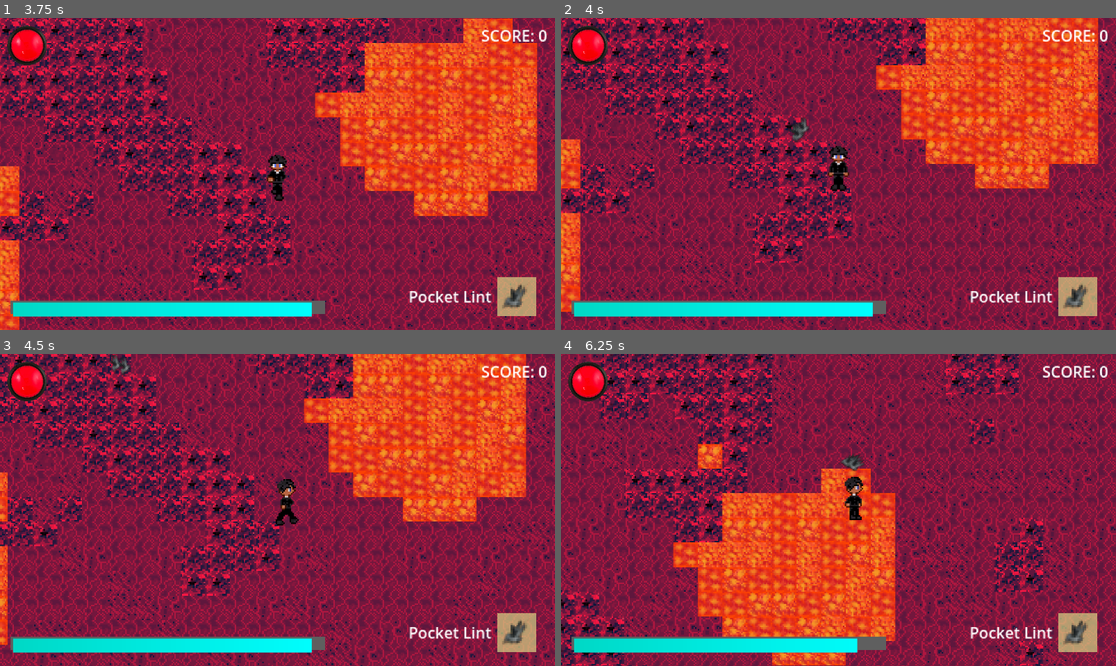
Above: before the commit, frames 1-4 (two rows, left to right).
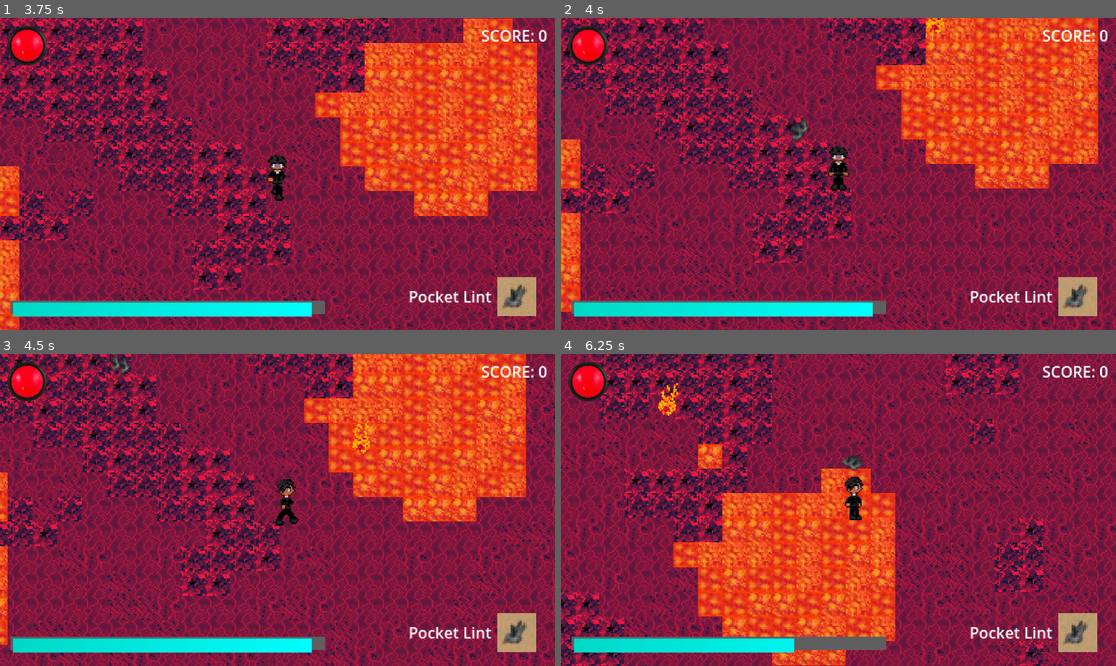
Above: after the commit, the same moments.

Repository: romanpopp/game-jam-2024
Game: Godot game, scene res://main.tscn
Same seed, same stepped clock (60 frames per second), same inputs: the game is played once before the commit and once after it.
Inputs (mouse positions are in pixels of both pictures, inside the frame that each line leads up to):
- Up to frame 1 (3.75 s): tap Enter at 0.5 s; move the mouse to (249, 236) at 0.52 s; press the mouse at (249, 236) at 0.53 s; hold W (up) 0.53-2.03 s; move the mouse to (444, 220) at 1.27 s; release the mouse at (444, 220) at 1.28 s; tap Space (dodge) at 1.35 s; click (444, 220) at 1.55 s; move the mouse to (111, 127) at 2.02 s; press the mouse at (111, 127) at 2.03 s; hold A (left) 2.03-3.53 s; move the mouse to (305, 174) at 2.77 s; release the mouse at (305, 174) at 2.78 s; click (305, 174) at 2.85 s; move the mouse to (194, 96) at 3.52 s; hold S (down) from 3.53 s (still down); hold Space (dodge) from 3.53 s (still down)
- Up to frame 2 (4 s): keep holding S (down); keep holding Space (dodge); click (755, 96) at 3.8 s
- Up to frame 3 (4.5 s): move the mouse to (399, 494) at 4.27 s; release S (down) at 4.28 s; release Space (dodge) at 4.28 s; hold D (right) from 4.28 s (still down); click (399, 494) at 4.35 s
- Up to frame 4 (6.25 s): move the mouse to (727, 525) at 5.02 s; release D (right) at 5.03 s; press the mouse at (727, 525) at 5.03 s; hold W (up) 5.03-5.78 s; move the mouse to (894, 441) at 5.77 s; release the mouse at (894, 441) at 5.78 s; hold D (right) from 5.78 s (still down); tap Space (dodge) at 5.85 s; click (894, 441) at 6.05 s

Frame 1 is identical in both runs. In frame 2, 0.1% of the frame differs, in the area x 65-70%, y 0-6%; in frame 3, 0.2%; in frame 4, 0.7%, in the area x 17-54%, y 9-96%.

Commit message:
Made the guy actually shoot

Diff:
--- a/enemyProjectile.tscn
+++ b/enemyProjectile.tscn
@@ -18,7 +18,8 @@
 scale = Vector2(3, 3)
 texture = ExtResource("1_f3h2q")
 
-[node name="VisibleOnScreenNotifier2D" type="VisibleOnScreenNotifier2D" parent="."]
+[node name="Lifetime" type="Timer" parent="."]
+wait_time = 8.0
 
 [connection signal="body_entered" from="." to="." method="_on_body_entered"]
-[connection signal="screen_exited" from="VisibleOnScreenNotifier2D" to="." method="_not_visible_on_screen"]
+[connection signal="timeout" from="Lifetime" to="." method="_on_lifetime_timeout"]
--- a/hud.tscn
+++ b/hud.tscn
@@ -181,6 +181,7 @@
 
 [node name="Quit2" type="Button" parent="GameOver"]
 top_level = true
+layout_mode = 0
 offset_left = 15.0
 offset_top = 16.0
 offset_right = 1047.0
--- a/logic/enemyProjectile.gd
+++ b/logic/enemyProjectile.gd
@@ -5,6 +5,7 @@
 var speed = -300
 
 func start(pos):
+	$Lifetime.start()
 	position = pos
 	var direction: Vector2 = position - player.position
 	rotation = direction.angle()
@@ -21,3 +22,7 @@
 	if body.is_in_group("Player"):
 		body.call("take_damage", damage)
 		queue_free()
+
+
+func _on_lifetime_timeout():
+	queue_free()
--- a/logic/rangedEnemy.gd
+++ b/logic/rangedEnemy.gd
@@ -3,15 +3,13 @@
 # Health
 @export var hp = 10
 var damage = 20
-var canShoot = false
+var canShoot = true
 
 @onready var player = get_parent().get_node("Player")
 @export var projectileScene: PackedScene
 
 func start(pos):
 	position = pos
-	$ShootCD.wait_time = randf_range(2.5, 2.8)
-	$ShootCD.start()
 
 func _physics_process(delta):
 	var direction: Vector2 = player.position - position
